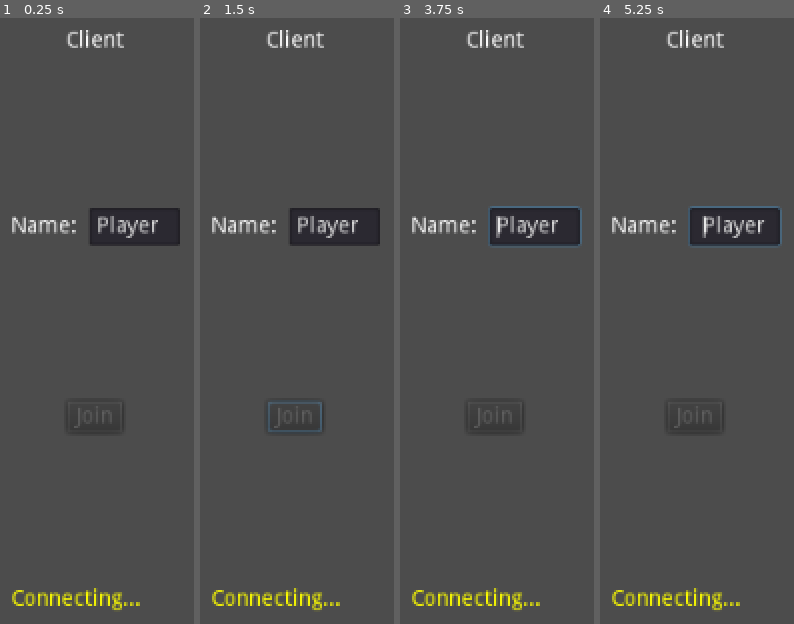
Above: before the commit, frames 1-4 (left to right).
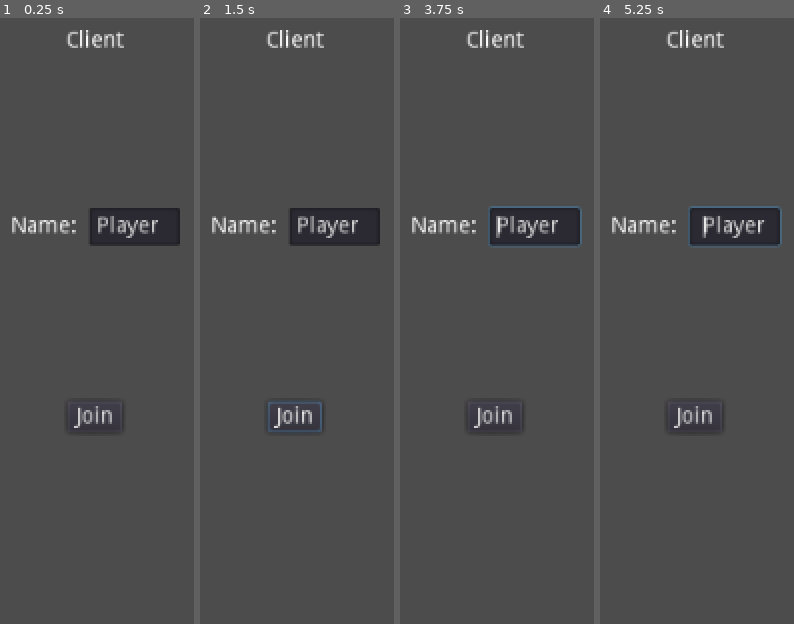
Above: after the commit, the same moments.

Repository: echeng8/tunnelwar
Game: Godot game, scene res://Main.tscn
Two runs of this game, one before a commit and one after it. Both use one fixed random seed, a clock stepped at 60 frames per second and the inputs below.
Inputs (mouse positions are in pixels of both pictures, inside the frame that each line leads up to):
- Up to frame 1 (0.25 s): no input
- Up to frame 2 (1.5 s): click (295, 417) at 0.5 s, where only the run after the commit has a clickable "Join"; move the mouse to (outside the picture) at 1.27 s; hold Right (right) from 1.28 s (still down); hold Right mouse button (shoot) from 1.28 s (still down)
- Up to frame 3 (3.75 s): move the mouse to (outside the picture) at 2.02 s; release Right (right) at 2.03 s; release Right mouse button (shoot) at 2.03 s; hold Down (down) 2.03-2.78 s; right-click (outside the picture) at 2.1 s; move the mouse to (outside the picture) at 2.77 s; press the mouse at (outside the picture) at 2.78 s; hold Right (right) 2.78-3.53 s; right-click (outside the picture) at 3.05 s; move the mouse to (500, 514) at 3.52 s; release the mouse at (500, 514) at 3.53 s; hold Up (up) from 3.53 s (still down); right-click (500, 514) at 3.6 s
- Up to frame 4 (5.25 s): tap Enter at 4.25 s; move the mouse to (outside the picture) at 4.27 s; release Up (up) at 4.28 s; hold Right mouse button (shoot) 4.28-5.03 s; hold Left (left) from 4.28 s (still down); tap Space at 5 s; move the mouse to (outside the picture) at 5.02 s; click (outside the picture) at 5.1 s

The runs differ from the first frame. In frame 1, 1.2% of the frame differs, in the area x 6-73%, y 64-98%; in frame 2, 1.2%; in frame 3, 1.2%; in frame 4, 1.2%.

Commit message:
Fixing Network Issues

Diff:
--- a/Client/Main.gd
+++ b/Client/Main.gd
@@ -7,35 +7,24 @@
 	gamestate.connect("connection_failed", self, "_on_connection_failed")
 	gamestate.connect("connection_succeeded", self, "_on_connection_success")
 	gamestate.connect("server_disconnected", self, "_on_server_disconnect")
-	#gamestate.connect("players_updated", self, "update_players_list")
-
-	$VBox/JoinButton.disabled = true
-
-	status.text = "Connecting..."
-	status.modulate = Color.yellow
-
 
 func _on_JoinButton_pressed():
 	gamestate.my_name = $VBox/HBox/LineEdit.text
-	gamestate.pre_start_game()
+	gamestate.connect_to_server()
 
 
 func _on_connection_success():
-	$VBox/JoinButton.disabled = false
-
-	status.text = "Connected"
-	status.modulate = Color.green
-
+	$VBox/JoinButton.disabled = true
 
 func _on_connection_failed():
-	$VBox/JoinButton.disabled = true
+	$VBox/JoinButton.disabled = false
 
 	status.text = "Connection Failed, trying again"
 	status.modulate = Color.red
 
 
 func _on_server_disconnect():
-	$VBox/JoinButton.disabled = true
+	$VBox/JoinButton.disabled = false
 
 	status.text = "Server Disconnected, trying to connect..."
 	status.modulate = Color.red
--- a/Client/Weapons/ShovelGun/ShovelGun.gd
+++ b/Client/Weapons/ShovelGun/ShovelGun.gd
@@ -46,7 +46,7 @@
 func _on_Timer_timeout():
 	$Timer.stop()
 
-sync func shoot():
+func shoot():
 	var v1 = $Muzzle.global_position
 	emit_signal('shoot', Bullet,  v1 , Vector2(1, 0).rotated(self.global_rotation))
 #	var b = Bullet.instance()
--- a/Client/gamestate.gd
+++ b/Client/gamestate.gd
@@ -24,9 +24,7 @@
 	get_tree().connect("server_disconnected", self, "_server_disconnected")
 
 	# Try to connect right away
-	connect_to_server()
-
-
+	#connect_to_server()
 
 func connect_to_server():
 	var host = NetworkedMultiplayerENet.new()
@@ -37,6 +35,7 @@
 # Callback from SceneTree, called when connect to server
 func _connected_ok():
 	emit_signal("connection_succeeded")
+	pre_start_game()
 
 
 # Callback from SceneTree, called when server disconnect
@@ -47,7 +46,7 @@
 	emit_signal("server_disconnected")
 
 	# Try to connect again
-	connect_to_server()
+	#connect_to_server()
 
 
 # Callback from SceneTree, called when unabled to connect to server
@@ -56,10 +55,11 @@
 	emit_signal("connection_failed")
 
 	# Try to connect again
-	connect_to_server()
+	#connect_to_server()
 
 
-puppet func register_player(id, new_player_data):
+#puppet
+remote func register_player(id, new_player_data):
 	players[id] = new_player_data
 
 
@@ -74,7 +74,7 @@
 
 #puppet func pre_start_game():
 func pre_start_game():
-	# Register ourselves with the server
+# Register ourselves with the server
 	rpc_id(1, "register_player", my_name)
 
 	# Load world
Not shown, changed: Client/Client.exe~RF7565ecb0.TMP
Not shown, changed: Client/Client.pck
